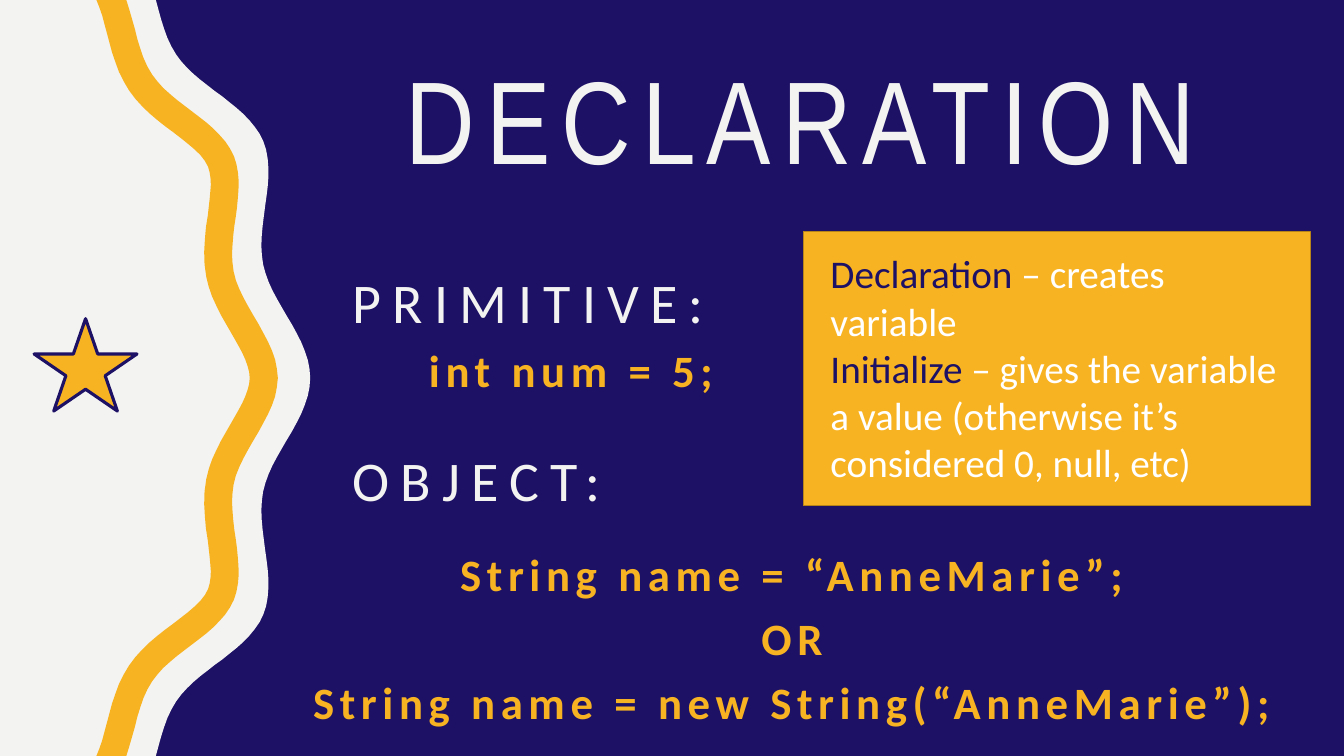
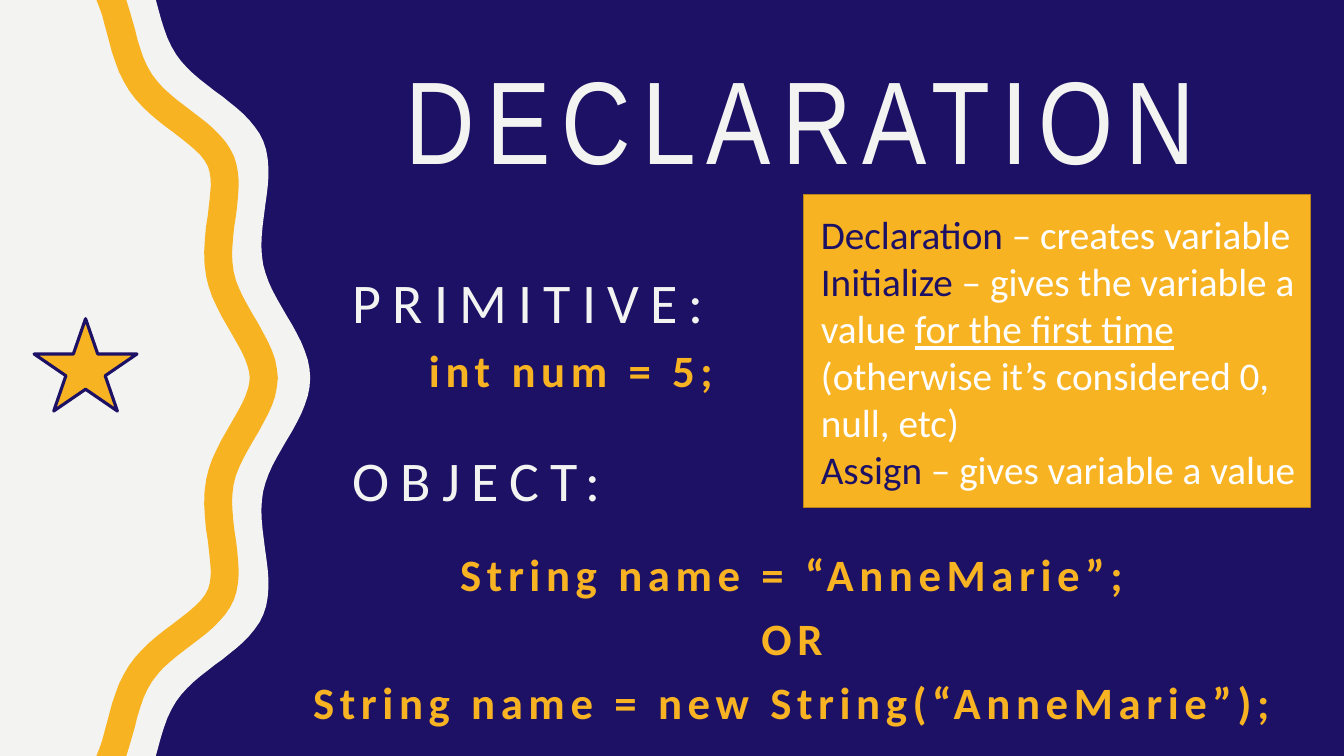
Before and after one commit to annemariecabs/it-girls-camp, a slide deck: slide 3 of slides/Variables.pptx. Drawn at 1344x756 pixels with LibreOffice and Linux fonts; fonts in the diff are those of the drawing. Boxes give left, top, right and bottom in pixels: in the first picture for what was removed or moved away, otherwise in the second. Text is boxed around its words. In the diff, an @@ line names an element or a change of style, - is before the commit and + after.

```diff
--- a/slides/Variables.pptx
+++ b/slides/Variables.pptx
@@ rectangle: place and size @@
-rectangle at (804, 232, 1311, 506)
+rectangle at (804, 195, 1311, 507)
@@ text "Declaration – creates variable": place and size @@
-text "Declaration – creates variable" at (830, 260, 1276, 483)
+text "Declaration – creates variable" at (821, 221, 1295, 491)
@@ text at (821, 268, 1295, 491): text changed @@
-Initialize – gives the variable a value (otherwise it’s considered 0, null, etc)
+Initialize – gives the variable a value for the first time (otherwise it’s considered 0, null, etc)
+Assign – gives variable a value
```
Also in this commit, not shown: 1 other slide changed, 7 other files.
